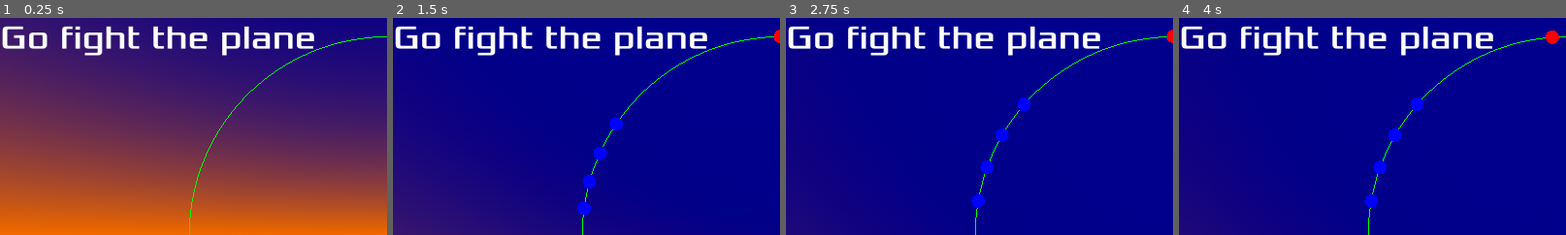
Above: before the commit, frames 1-4 (left to right).
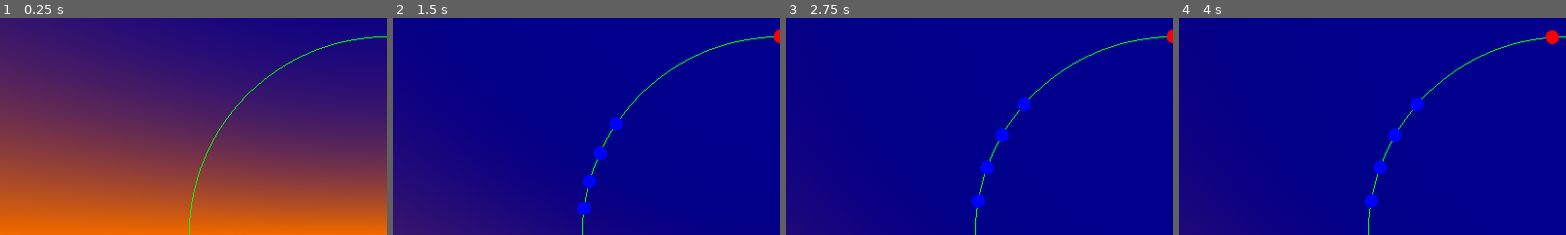
Above: after the commit, the same moments.

Repository: lookbehindyounow/shape_squadron
Game: Godot game, scene res://main.tscn
Same seed, same stepped clock (60 frames per second), same inputs: the game is played once before the commit and once after it.
Inputs:
- Up to frame 1 (0.25 s): no input
- Up to frame 2 (1.5 s): hold D (roll_right) 0.53-1.28 s; hold , (shoot) 0.53-1.28 s; hold W (pitch_down) from 1.28 s (still down); tap C (toggle_camera) at 1.35 s
- Up to frame 3 (2.75 s): release W (pitch_down) at 2.03 s; hold D (roll_right) from 2.03 s (still down); tap V (toggle_chillin) at 2.1 s
- Up to frame 4 (4 s): tap Enter at 2.75 s; release D (roll_right) at 2.78 s; hold Space (accelerate) 2.78-3.53 s; tap B (toggle_suggestions) at 2.85 s; hold A (roll_left) from 3.53 s (still down); hold , (shoot) from 3.53 s (still down)
The pictures show only the part of the screen within x 0-50%, y 0-50%; the shares and areas given below are measured in that part.

The runs differ from the first frame. In frame 1, 3.7% of the frame differs, in the area x 0-82%, y 3-18%; in frame 2, 3.7%; in frame 3, 3.7%; in frame 4, 3.7%.

Commit message:
bullet intercept icons are now only instantiated if they'll be within the HUD circle

Diff:
--- a/UI.gd
+++ b/UI.gd
@@ -24,28 +24,18 @@
 	icons=[]
 	for i in range(HUD_points.size()):
 		icons.append([icon_scene.instantiate()])
-		add_child(icons[i][0])
-		if HUD_points[i][2]:
-			icons[i].append(icon_scene.instantiate())
-			icons[i][1].set_type("ahead")
-			add_child(icons[i][1])
-
-	for i in range(HUD_points.size()):
-		var prev_point_radius=(icons[i][0].position-Vector2(screen_dimensions/2)).length()/(screen_dimensions.y/2.2)
 		# angle between top of HUD circle & forward is 0.65 rad
 		var point_radius=min(1,HUD_points[i][0][1]/0.65)
-		if point_radius<1 && prev_point_radius>0.999:
+		icons[i][0].position=Vector2(screen_dimensions/2)+((point_radius*screen_dimensions.y/2.2)*Vector2.UP.rotated(HUD_points[i][0][0]))
+		if point_radius<1:
 			icons[i][0].set_type("hollow")
-		elif point_radius==1 && prev_point_radius<0.999:
-			icons[i][0].set_type("full")
 		if not HUD_points[i][2]:
 			icons[i][0].set_colour("#00f")
-
-		icons[i][0].position=Vector2(screen_dimensions/2)+((point_radius*screen_dimensions.y/2.2)*Vector2.UP.rotated(HUD_points[i][0][0]))
+		add_child(icons[i][0])
 
 		if HUD_points[i][2]:
 			if HUD_points[i][1][1]<0.65:
+				icons[i].append(icon_scene.instantiate())
 				icons[i][1].position=Vector2(screen_dimensions/2)+(((HUD_points[i][1][1]/0.65)*screen_dimensions.y/2.2)*Vector2.UP.rotated(HUD_points[i][1][0]))
-				icons[i][1].show()
-			else:
-				icons[i][1].hide()
+				icons[i][1].set_type("ahead")
+				add_child(icons[i][1])
--- a/main.tscn
+++ b/main.tscn
@@ -73,7 +73,6 @@
 offset_bottom = 23.0
 theme_override_fonts/font = ExtResource("6_88733")
 theme_override_font_sizes/font_size = 50
-text = "Go fight the plane"
 
 [node name="DirectionalLight3D" type="DirectionalLight3D" parent="."]
 transform = Transform3D(0.939693, -0.241845, -0.241845, 0, -0.707107, 0.707107, -0.34202, -0.664463, -0.664463, 0, 50, 0)
